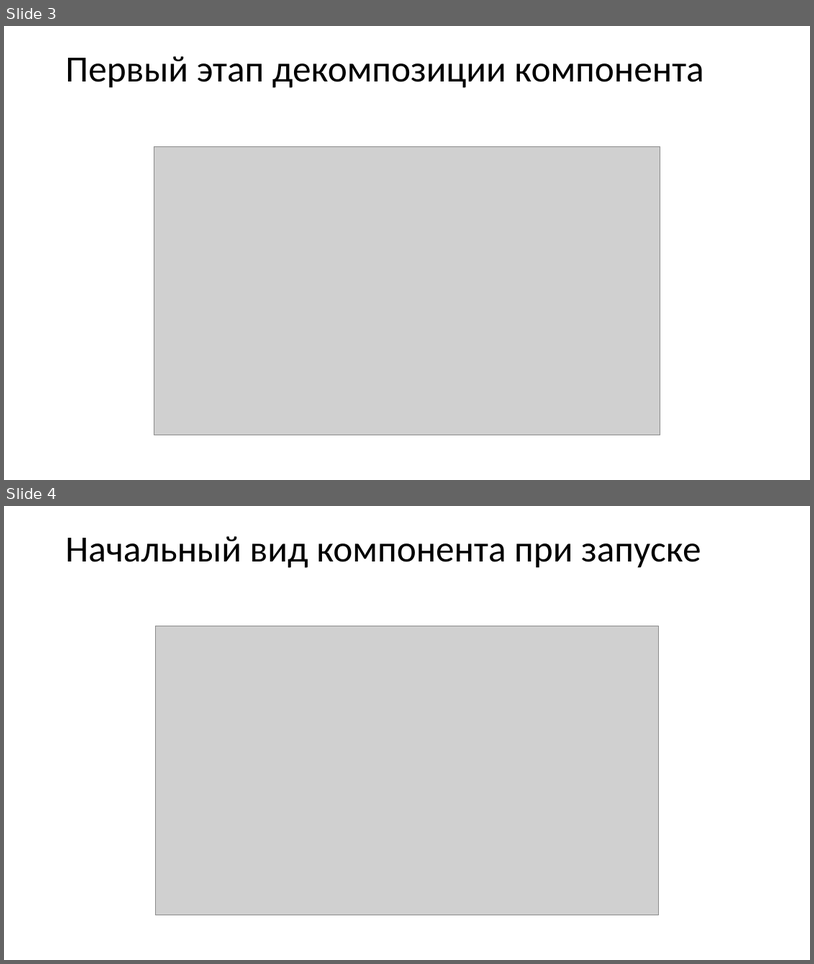
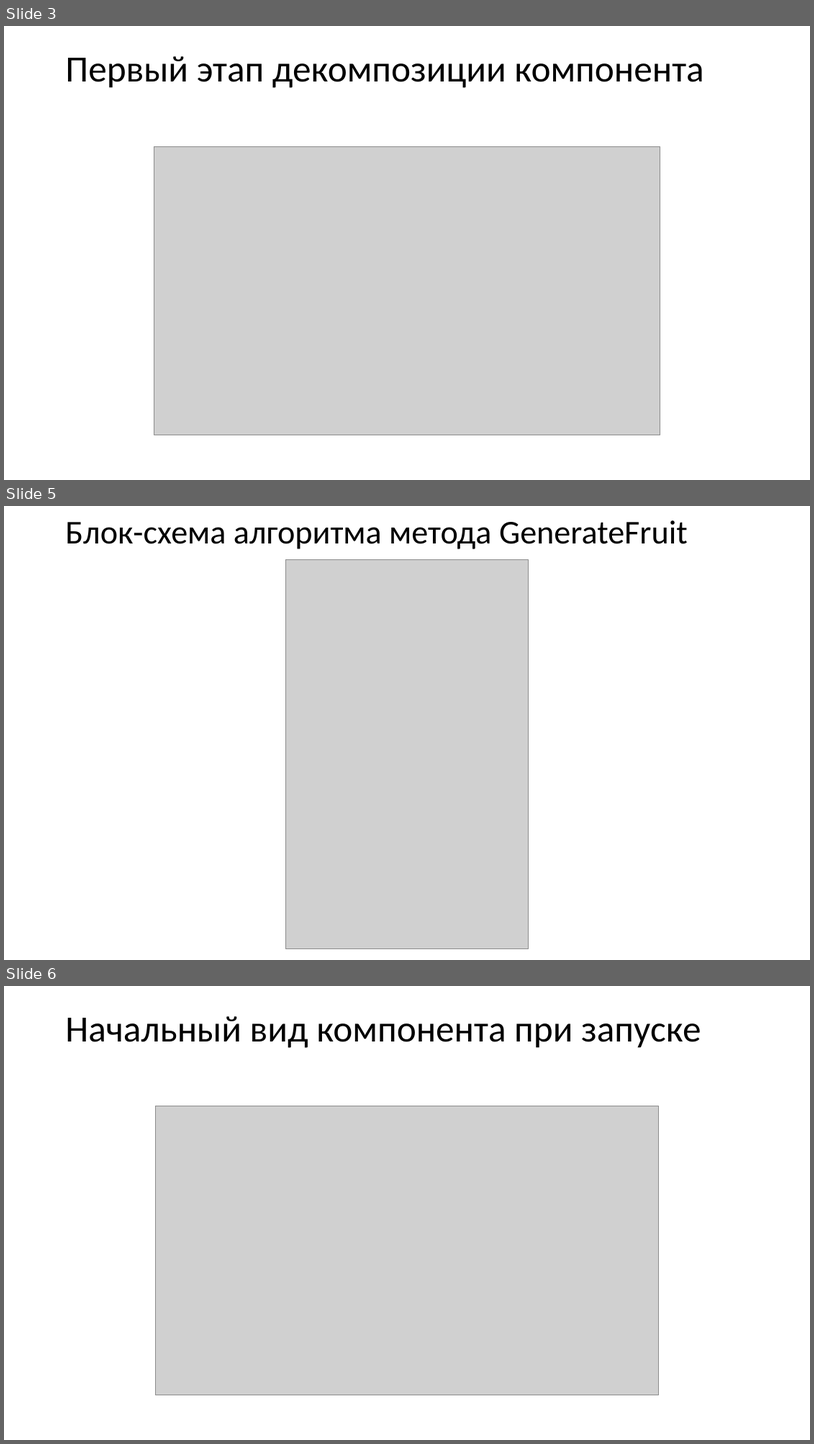
Before and after one commit to 1NiKuz1/snake, a slide deck: выступление/Презентация к курсовому проекту.pptx. Shown one above the other, each under a label of ours: slides 3 and 4 before the commit, slides 3, 5 and 6 after it; the slides between them are not shown. The pictures are 814x964 and 814x1444 pixels, drawn with LibreOffice and Linux fonts; fonts in the diff are those of the drawing; grey boxes stand for pictures. Boxes give left, top, right and bottom in pixels: in the first picture for what was removed or moved away, otherwise in the second. Text is boxed around its words. In the diff, an @@ line names an element or a change of style, - is before the commit and + after.

```diff
--- a/выступление/Презентация к курсовому проекту.pptx
+++ b/выступление/Презентация к курсовому проекту.pptx
@@ slide 5 added at (4,506,810,960), background #FFFFFF @@
@@ title added at (65,520,688,549), 39.6 pt, text #000000 @@
+Блок-схема алгоритма метода GenerateFruit
@@ picture added at (286,559,529,948) @@
@@ what was slide 4 is now slide 6 @@
```
Also in this commit, not shown: 1 slide changed, 3 other slides added, 3 slides removed, 3 other files.
